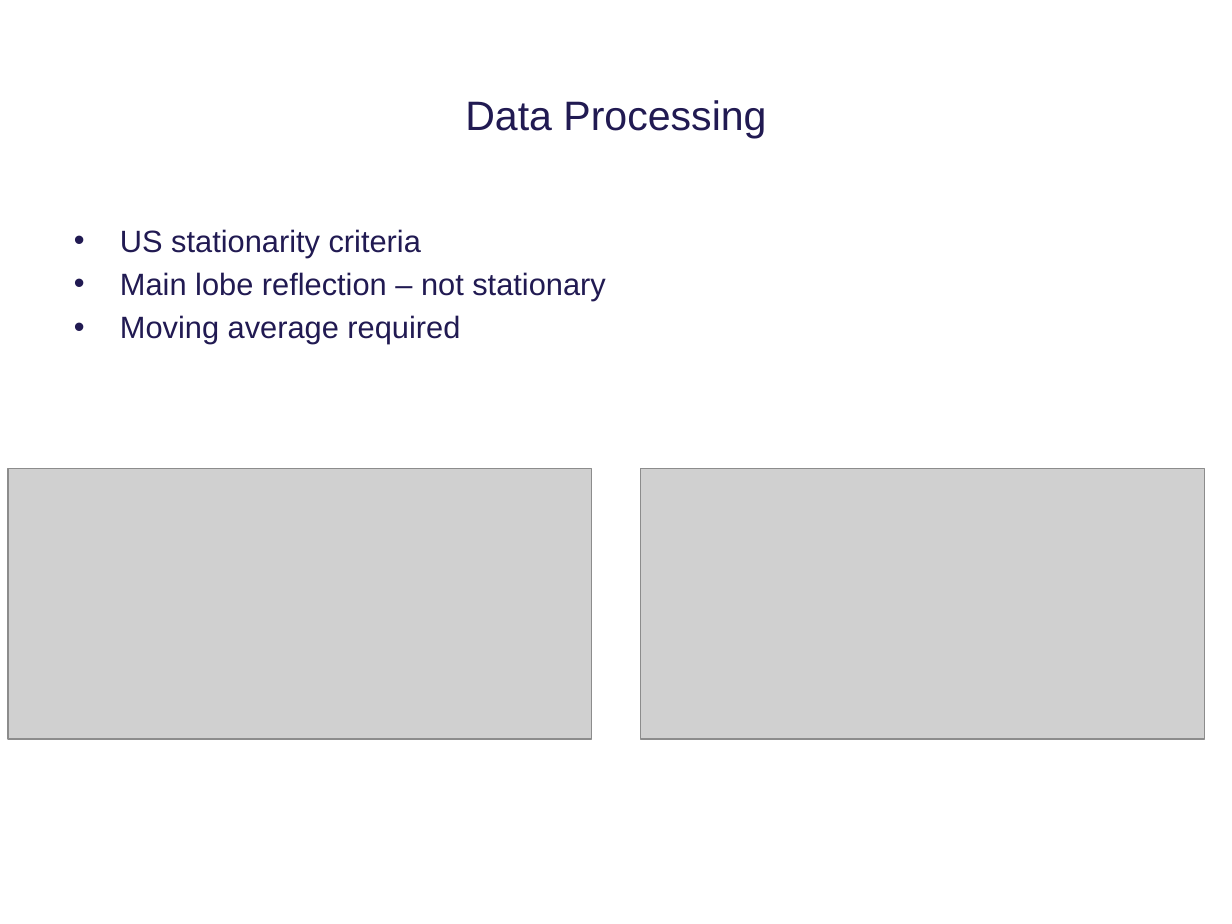
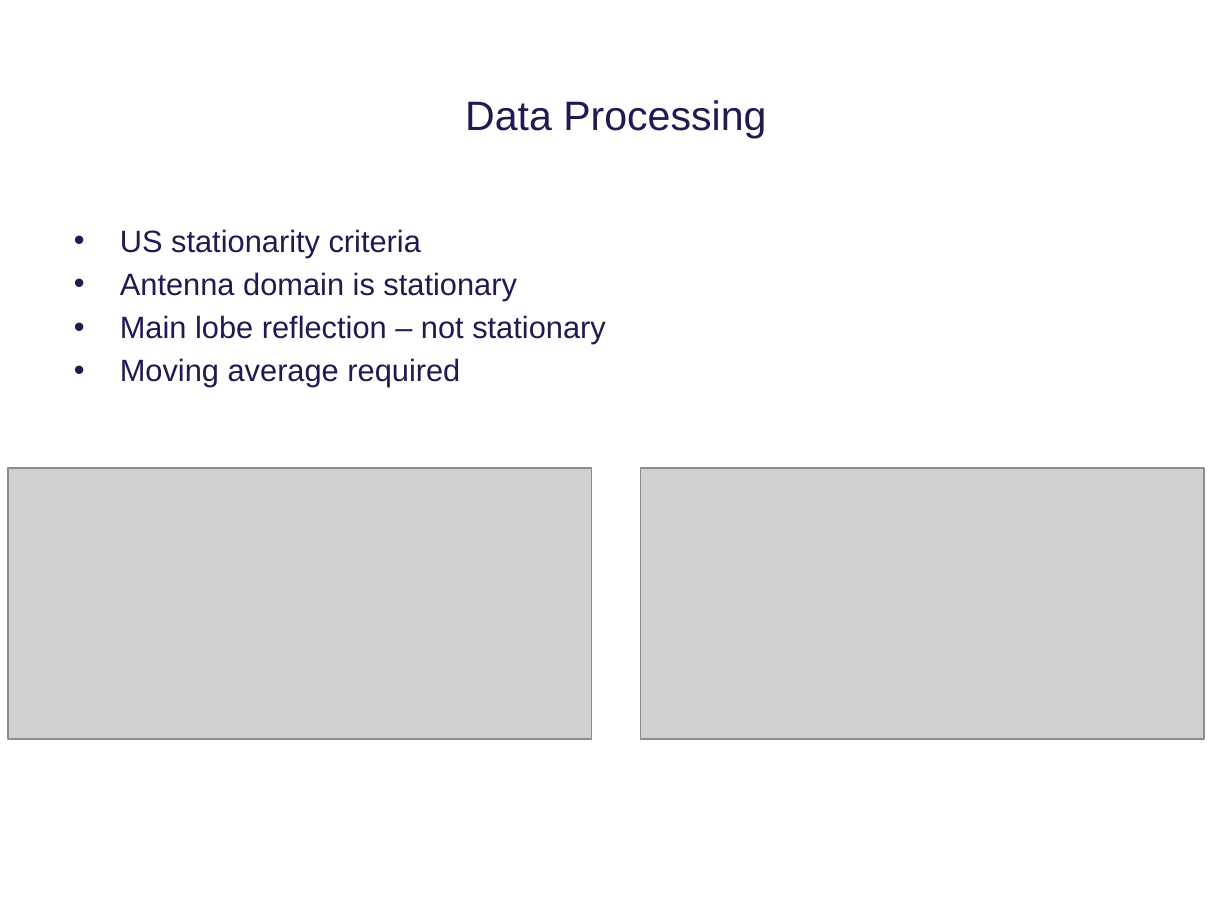
Before and after one commit to tkjj13/P8, a slide deck: slide 22 of ppt/final.pptx. Drawn at 1232x924 pixels with LibreOffice and Linux fonts; fonts in the diff are those of the drawing; grey boxes stand for pictures; background and template pictures are left out. Boxes give left, top, right and bottom in pixels: in the first picture for what was removed or moved away, otherwise in the second. Text is boxed around its words. In the diff, an @@ line names an element or a change of style, - is before the commit and + after.

```diff
--- a/ppt/final.pptx
+++ b/ppt/final.pptx
@@ text at <box>120,272,516,301</box>: paragraph added @@
+• Antenna domain is stationary
```
Also in this commit, not shown: 4 other slides changed, 3 other files.
